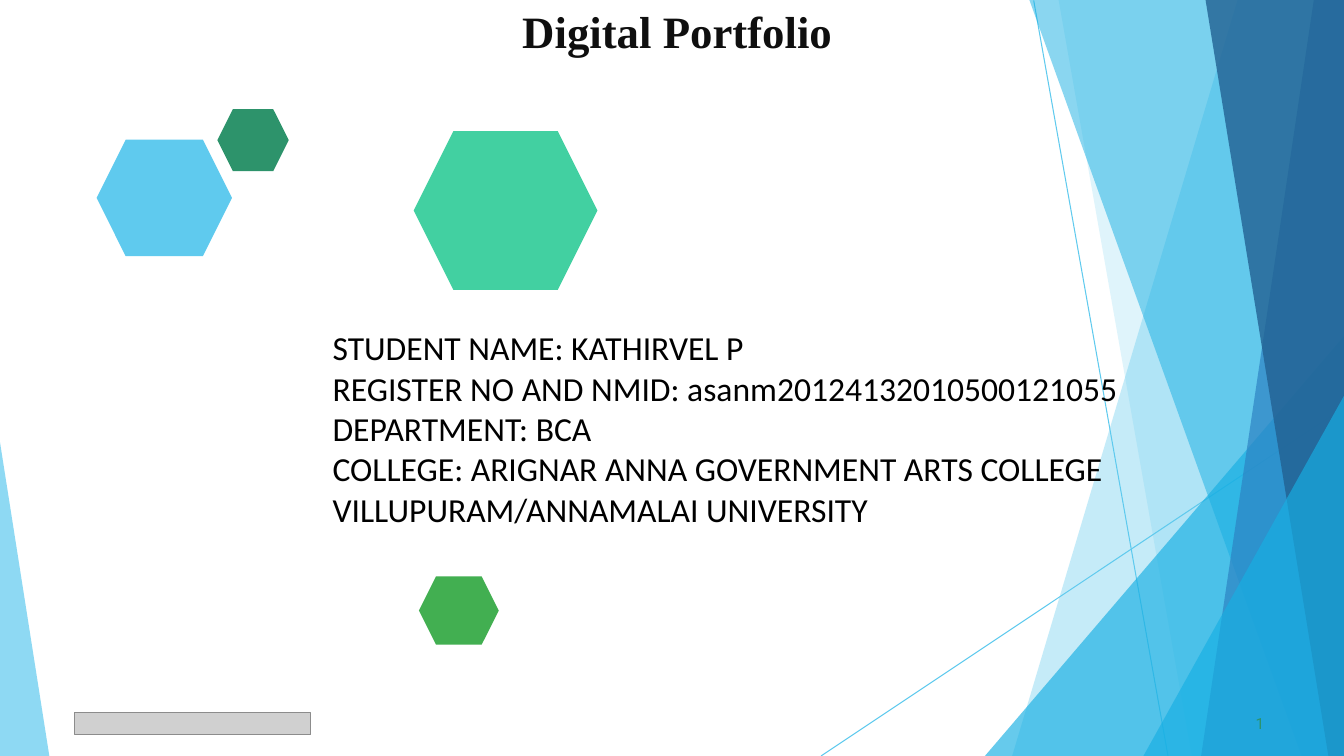
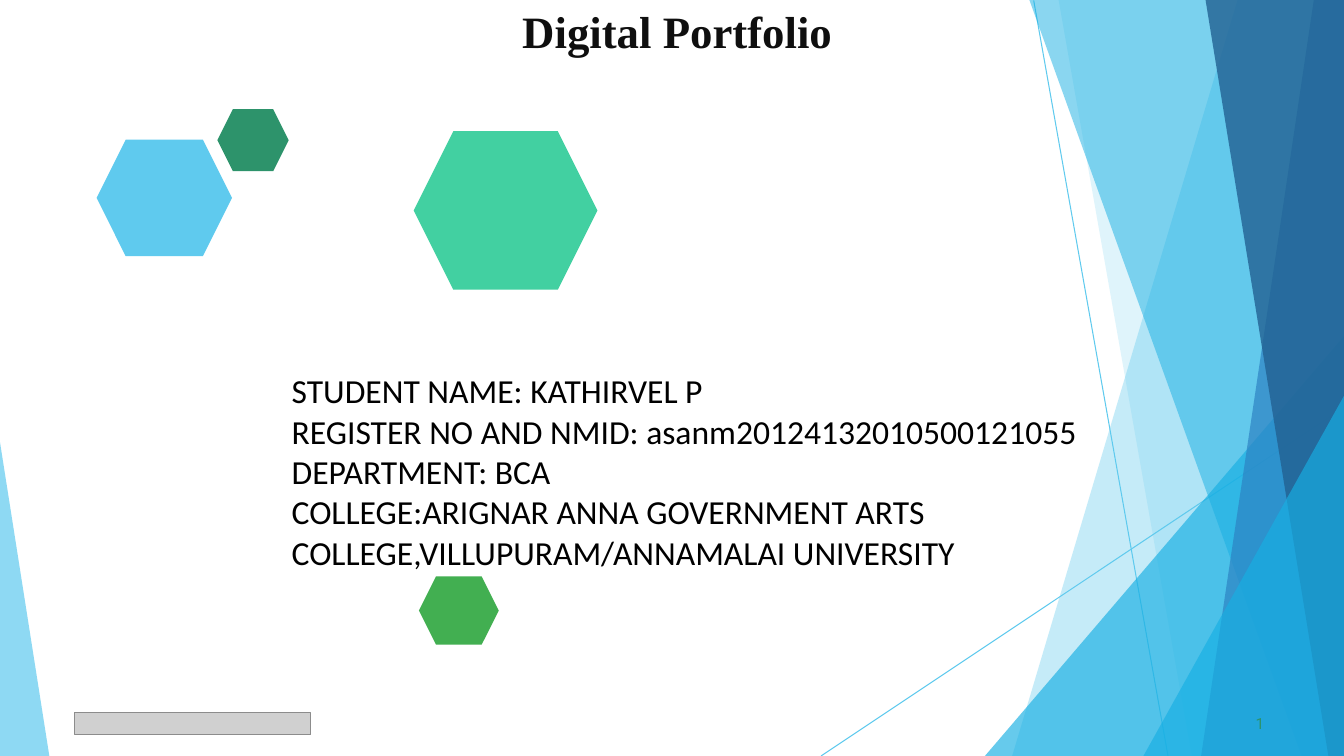
Before and after one commit to kathir13102005/Kathir, a slide deck: slide 1 of PPT FWD TNSDC 2025.pptx. Drawn at 1344x756 pixels with LibreOffice and Linux fonts; fonts in the diff are those of the drawing; grey boxes stand for pictures. Boxes give left, top, right and bottom in pixels: in the first picture for what was removed or moved away, otherwise in the second. Text is boxed around its words. In the diff, an @@ line names an element or a change of style, - is before the commit and + after.

```diff
--- a/PPT FWD TNSDC 2025.pptx
+++ b/PPT FWD TNSDC 2025.pptx
@@ text "STUDENT NAME: KATHIRVEL P": place and size @@
-text "STUDENT NAME: KATHIRVEL P" at [333,338,1117,524]
+text "STUDENT NAME: KATHIRVEL P" at [292,381,1076,569]
@@ text at [292,502,955,569]: text changed @@
-COLLEGE: ARIGNAR ANNA GOVERNMENT ARTS COLLEGE VILLUPURAM/ANNAMALAI UNIVERSITY
+COLLEGE:ARIGNAR ANNA GOVERNMENT ARTS COLLEGE,VILLUPURAM/ANNAMALAI UNIVERSITY
```
Also in this commit, not shown: 8 other slides changed, 2 slides added, 2 slides removed.
